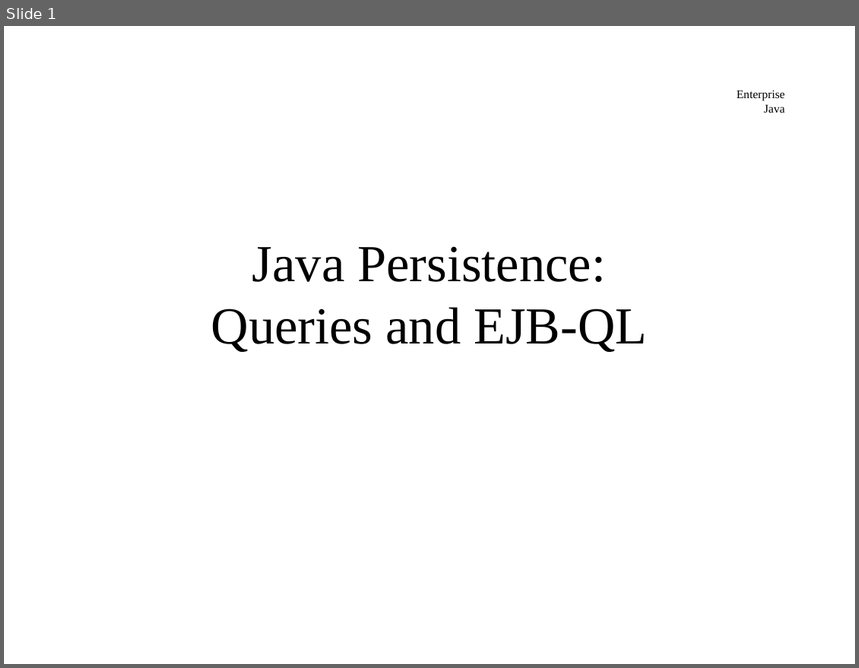
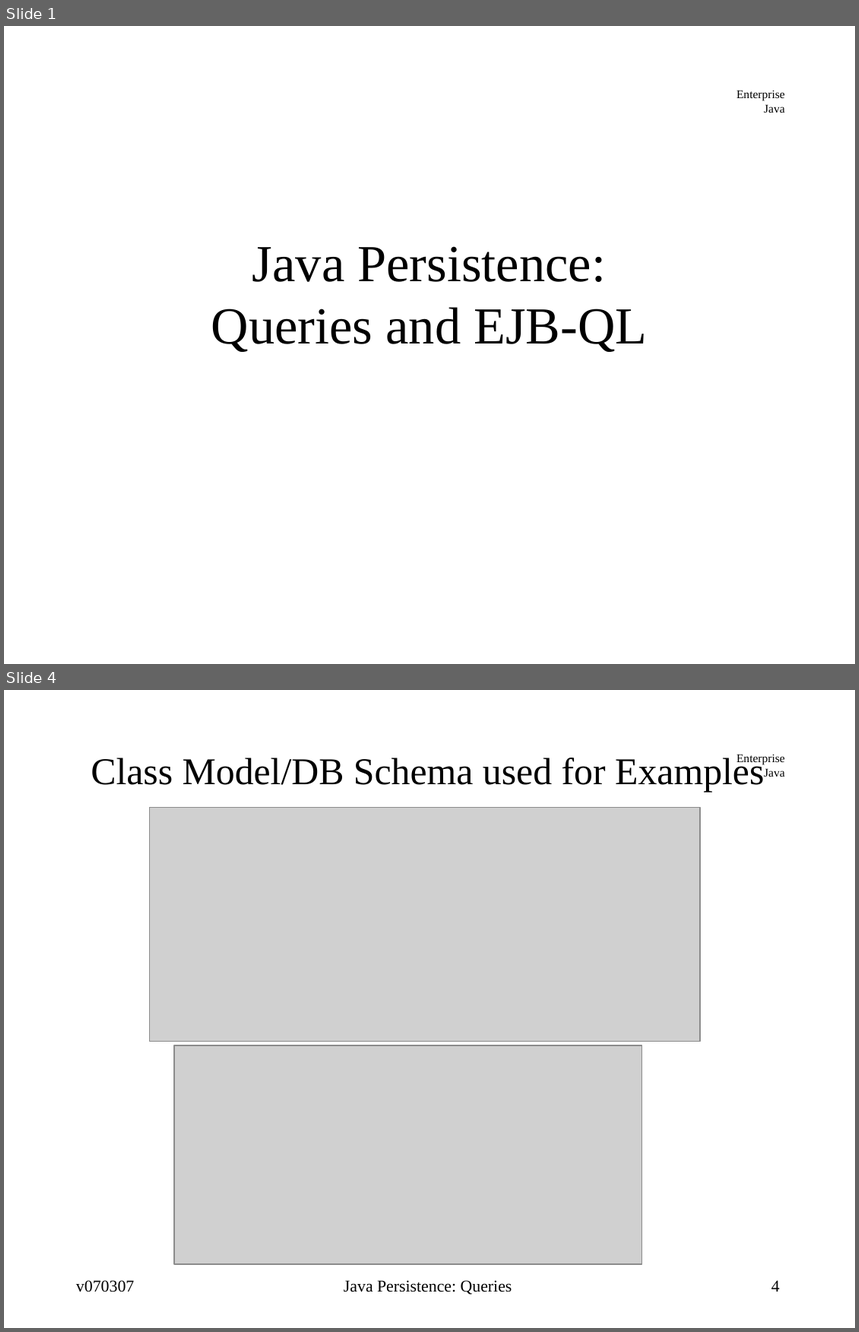
Before and after one commit to jcstaff/ejava-javaee, a slide deck: ormEJBQL/src/site/resources/lectures/ormEJBQL.ppt. Shown one above the other, each under a label of ours: slide 1 before the commit, slides 1 and 4 after it; the slides between them are not shown. The pictures are 859x668 and 859x1332 pixels, drawn with LibreOffice and Linux fonts; fonts in the diff are those of the drawing; grey boxes stand for pictures. Boxes give left, top, right and bottom in pixels: in the first picture for what was removed or moved away, otherwise in the second. Text is boxed around its words. In the diff, an @@ line names an element or a change of style, - is before the commit and + after.

```diff
--- a/ormEJBQL/src/site/resources/lectures/ormEJBQL.ppt
+++ b/ormEJBQL/src/site/resources/lectures/ormEJBQL.ppt
@@ slide 4 added at [4, 690, 855, 1328], background #FFFFFF; not listed: 1 template element that a slide beside it also shows @@
@@ title added at [91, 755, 764, 792], 32 pt, text #000000 @@
+Class Model/DB Schema used for Examples
@@ picture added at [150, 808, 700, 1042] @@
@@ picture added at [174, 1046, 642, 1265] @@
@@ text added at [76, 1281, 134, 1293], 14 pt, text #000000 @@
+v070307
@@ text added at [344, 1281, 512, 1295], 14 pt, text #000000 @@
+Java Persistence: Queries
@@ page number added at [772, 1281, 780, 1292], 14 pt, text #000000 @@
+4
```
Also in this commit, not shown: 32 slides changed, 4 other files.
